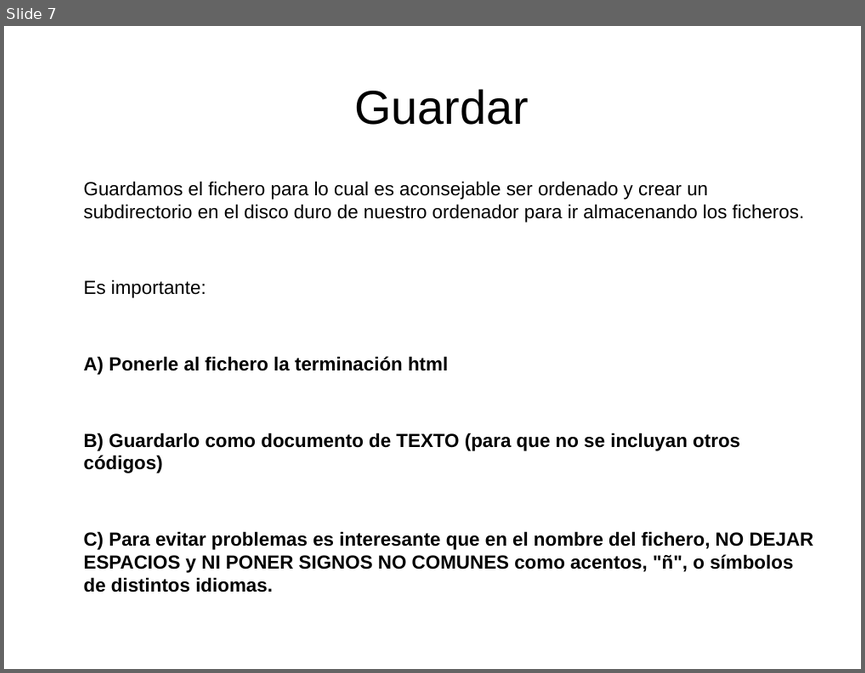
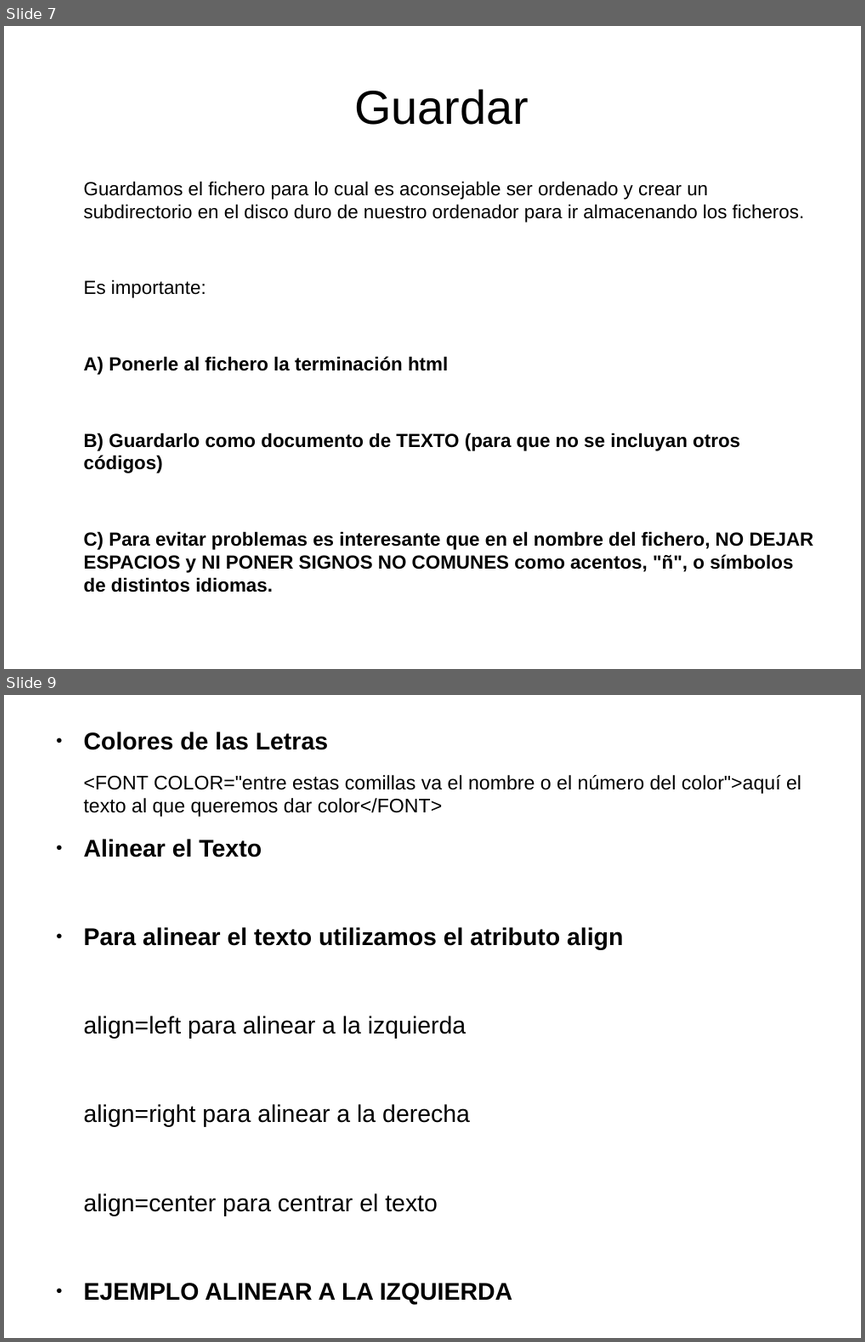
Before and after one commit to oslugr/campus15, a slide deck: Grupo mediano/Presentacion Html para Campus 15.odp. Shown one above the other, each under a label of ours: slide 7 before the commit, slides 7 and 9 after it; the slides between them are not shown. The pictures are 865x673 and 865x1342 pixels, drawn with LibreOffice and Linux fonts; fonts in the diff are those of the drawing. Boxes give left, top, right and bottom in pixels: in the first picture for what was removed or moved away, otherwise in the second. Text is boxed around its words. In the diff, an @@ line names an element or a change of style, - is before the commit and + after.

```diff
--- a/Grupo mediano/Presentacion Html para Campus 15.odp
+++ b/Grupo mediano/Presentacion Html para Campus 15.odp
@@ slide 9 added at (x1=4, y1=695, x2=861, y2=1338), background #FFFFFF @@
@@ text added at (x1=84, y1=732, x2=801, y2=1304), 22.4 pt, text #000000 @@
+● Colores de las Letras
+<FONT COLOR="entre estas comillas va el nombre o el número del color">aquí el texto al que queremos dar color</FONT>
+● Alinear el Texto
+● Para alinear el texto utilizamos el atributo align
+align=left para alinear a la izquierda
+align=right para alinear a la derecha
+align=center para centrar el texto
+● EJEMPLO ALINEAR A LA IZQUIERDA
+<p align="left">alineamos el texto a la derecha</p>
```
Also in this commit, not shown: 14 other slides added.
